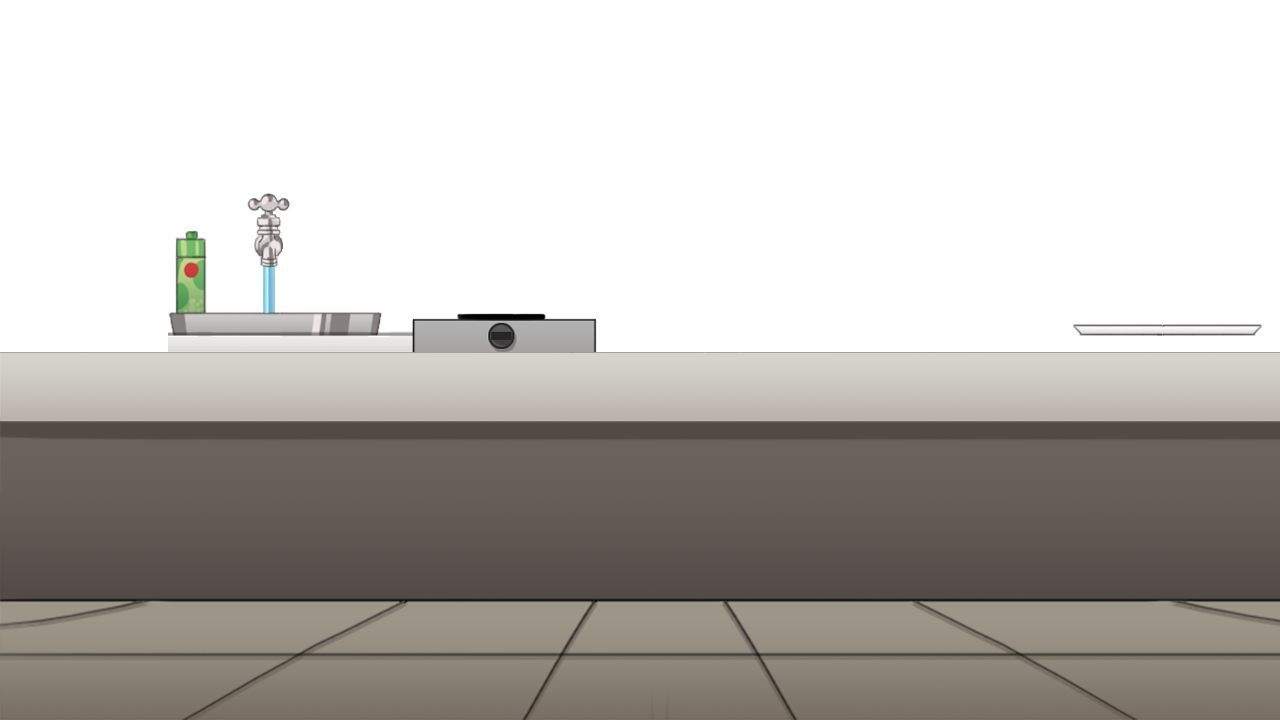
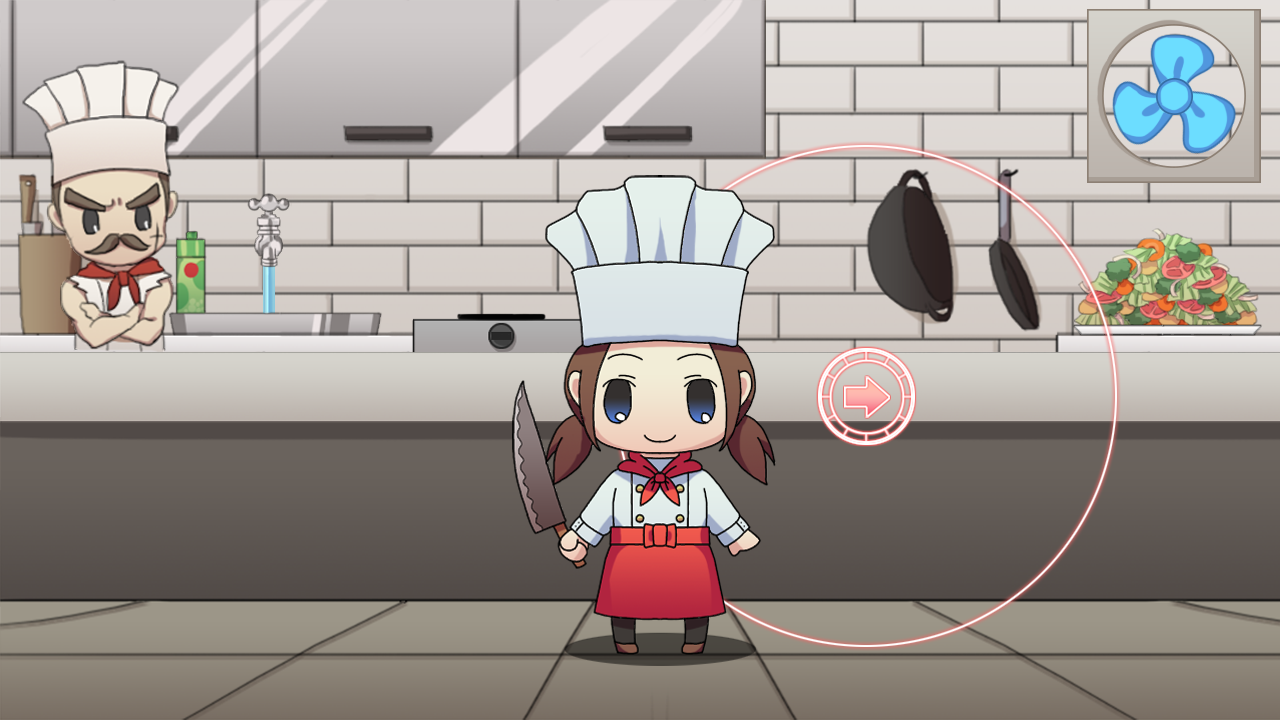
Two versions of the same layered image (1280 x 720). Layer-by-layer changes:
showed "player", moved it above "레이어 5" over (512, 175, 776, 666)
added layer "레이어 5" above "레이어 4" over (611, 141, 1121, 651)
added layer "레이어 4" above "레이어 3" over (816, 346, 917, 447)
added layer "야채" above "table" over (1074, 228, 1259, 325)
showed "chef" over (22, 60, 180, 352)
showed "closet" over (0, 0, 766, 159)
showed "レイヤー 8" over (866, 166, 1043, 332)
showed "뒷테이블" over (0, 172, 1280, 355)
added layer "팬앞" above "팬뒤" over (1087, 9, 1261, 183)
added layer "팬뒤" above "물" over (1087, 9, 1261, 183)
showed "벽" over (0, 0, 1280, 352)
